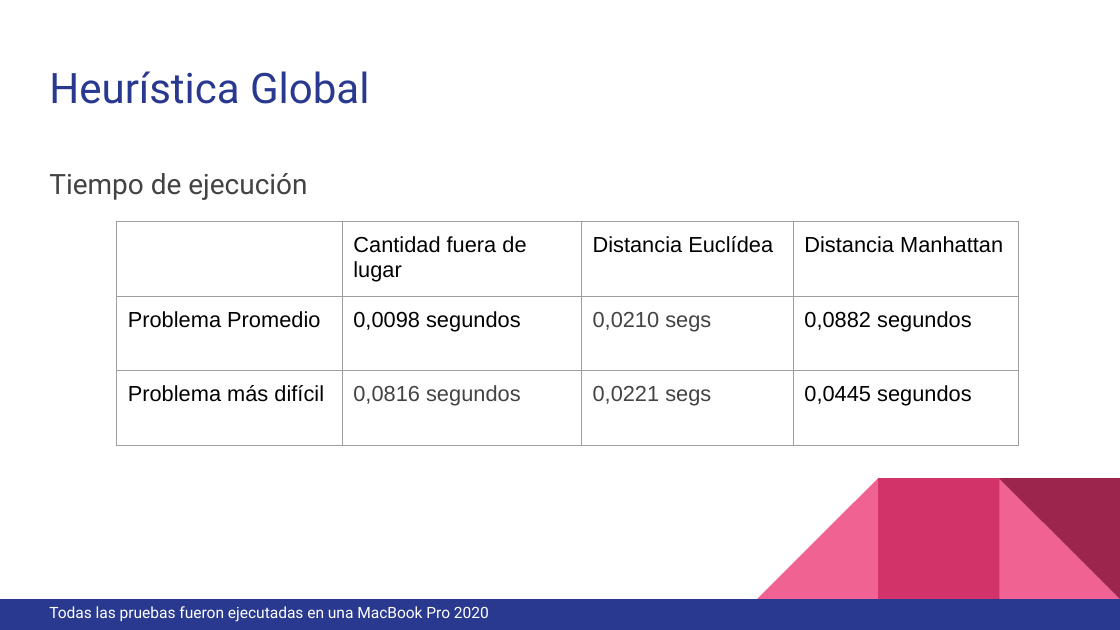
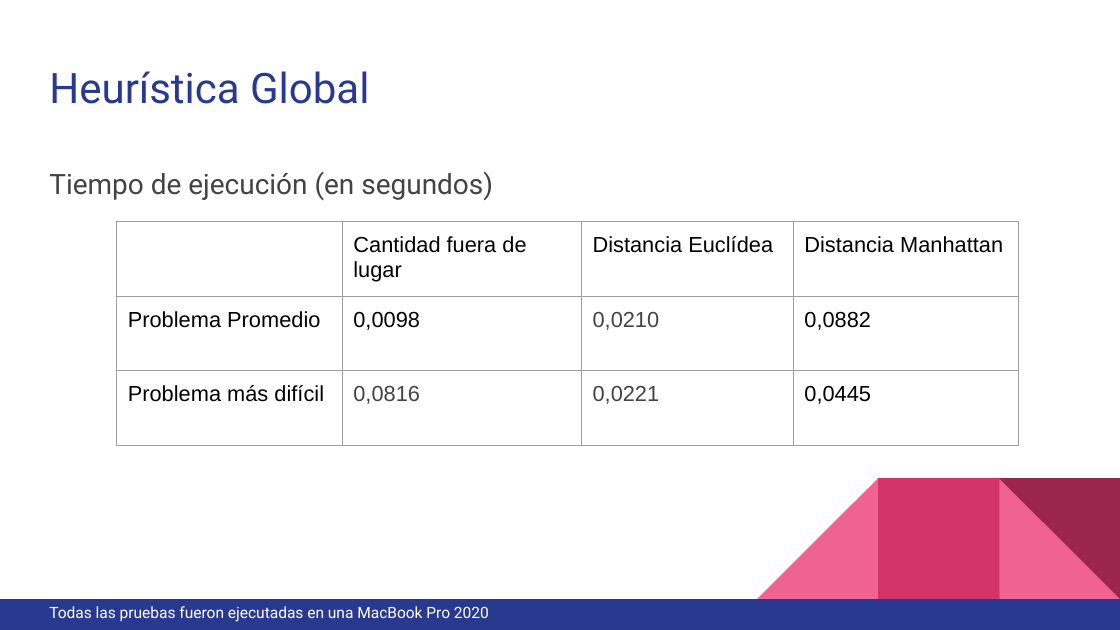
Before and after one commit to taturosati/SIA, a slide deck: slide 14 of TP1/TP1_PRESENTACIÓN.pptx (slide 13 before the commit). Drawn at 1120x630 pixels with LibreOffice and Linux fonts; fonts in the diff are those of the drawing. Boxes give left, top, right and bottom in pixels: in the first picture for what was removed or moved away, otherwise in the second. Text is boxed around its words. In the diff, an @@ line names an element or a change of style, - is before the commit and + after.

```diff
--- a/TP1/TP1_PRESENTACIÓN.pptx
+++ b/TP1/TP1_PRESENTACIÓN.pptx
@@ text at <box>49,172,493,200</box>: text changed @@
-Tiempo de ejecución
+Tiempo de ejecución (en segundos)
@@ table at <box>116,222,1018,589</box> @@
-row 2: Problema Promedio | 0,0098 segundos | 0,0210 segs | 0,0882 segundos
+row 2: Problema Promedio | 0,0098 | 0,0210 | 0,0882
-row 3: Problema más difícil | 0,0816 segundos | 0,0221 segs | 0,0445 segundos
+row 3: Problema más difícil | 0,0816 | 0,0221 | 0,0445
```
Also in this commit, not shown: 5 other slides changed, 4 slides added.
